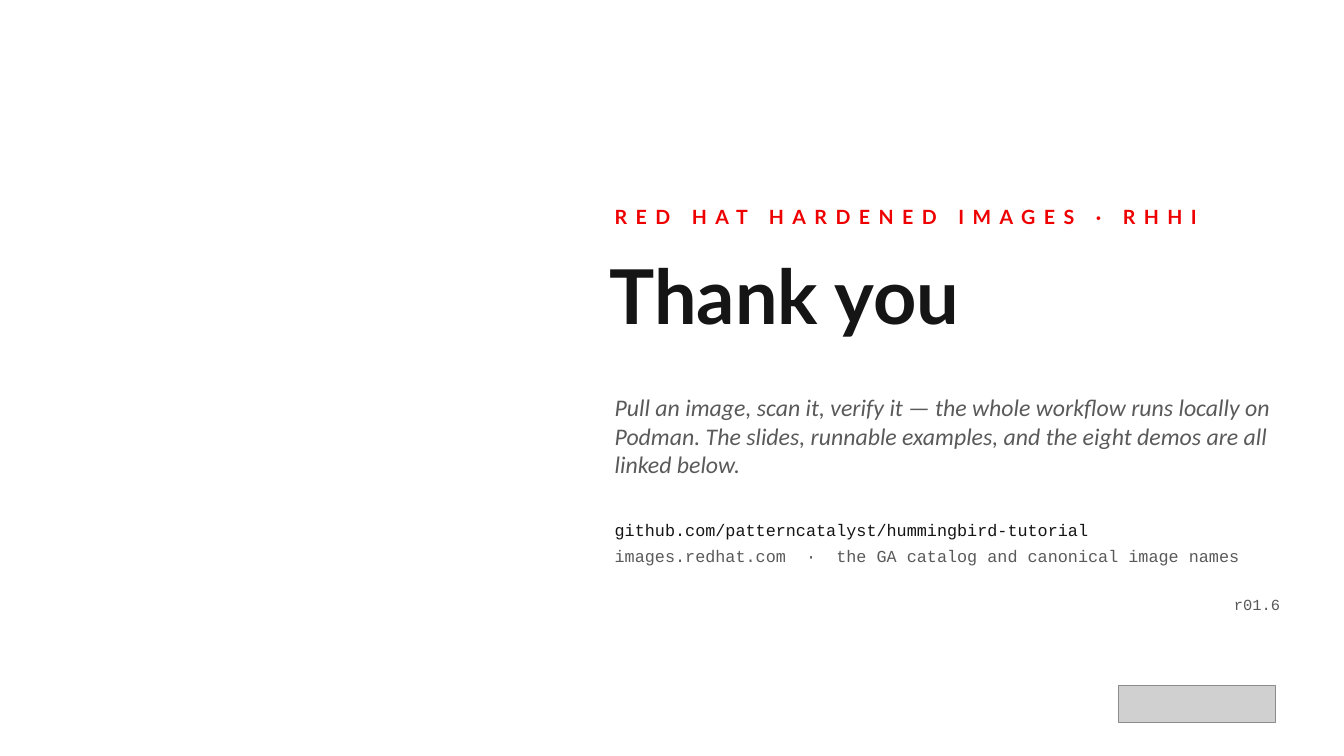
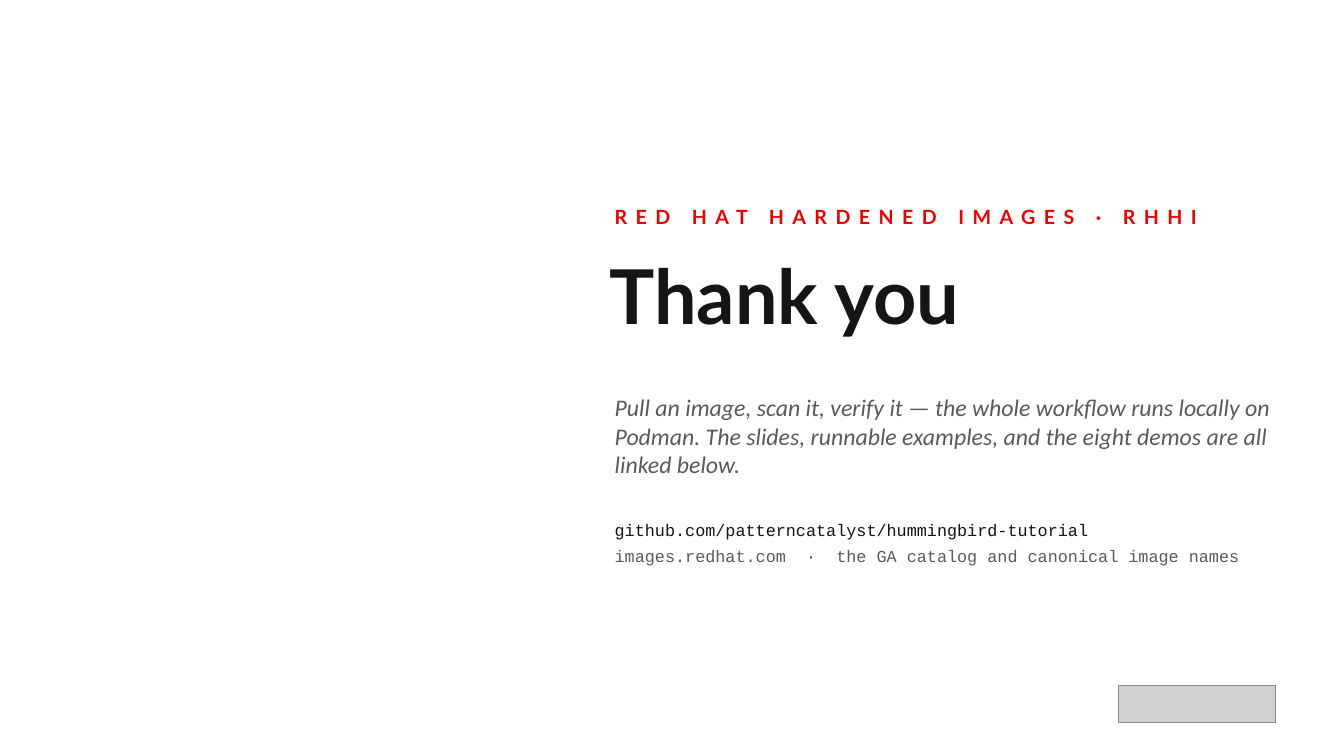
Before and after one commit to patterncatalyst/hummingbird-tutorial, a slide deck: slide 43 of presentations/hummingbird-overview.pptx (slide 40 before the commit). Drawn at 1344x756 pixels with LibreOffice and Linux fonts; fonts in the diff are those of the drawing; grey boxes stand for pictures; background and template pictures are left out. Boxes give left, top, right and bottom in pixels: in the first picture for what was removed or moved away, otherwise in the second. Text is boxed around its words. In the diff, an @@ line names an element or a change of style, - is before the commit and + after.

```diff
--- a/presentations/hummingbird-overview.pptx
+++ b/presentations/hummingbird-overview.pptx
@@ text removed at bbox=[1234, 599, 1280, 610] @@
-r01.6
```
Also in this commit, not shown: 17 other slides changed, 3 slides added, 8 other files.
